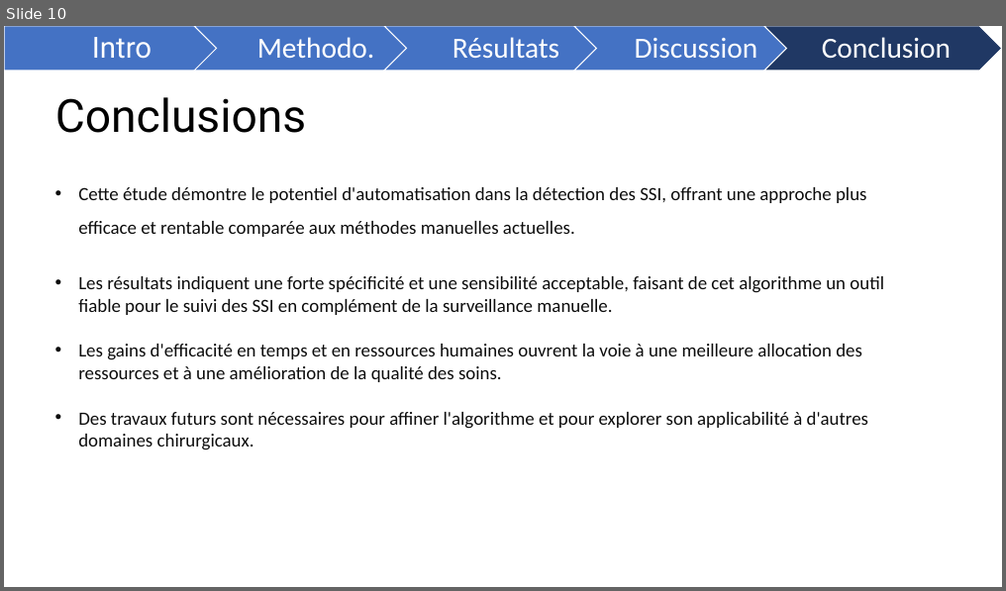
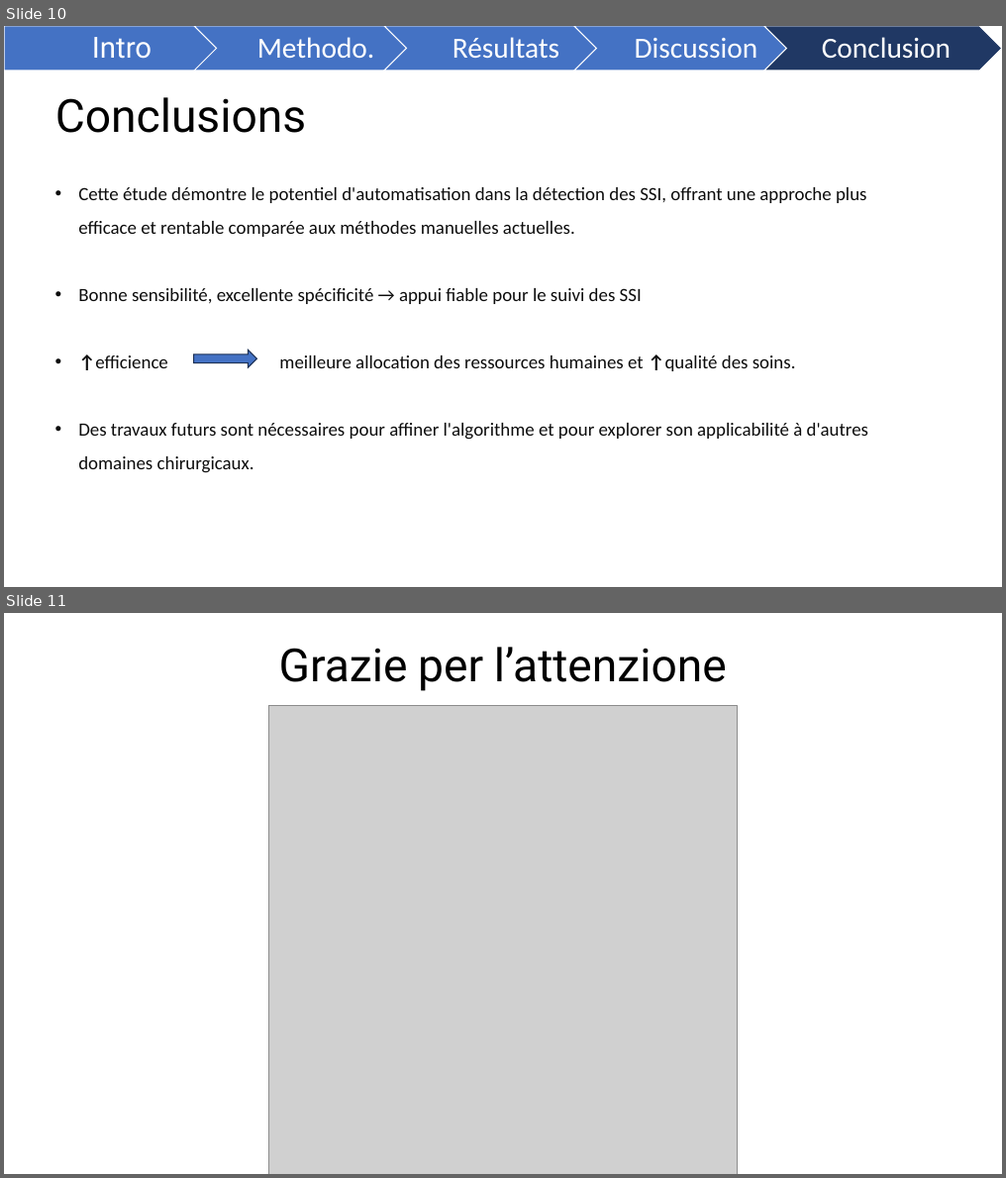
Before and after one commit to FrancescoMonti-source/theses_internes, a slide deck: memoire/reports/DÉTECTION SEMI-AUTOMATISÉE DES INFECTIONS POST-OPÉRATOIRES.pptx. Shown one above the other, each under a label of ours: slide 10 before the commit, slides 10 and 11 after it. The pictures are 1006x591 and 1006x1178 pixels, drawn with LibreOffice and Linux fonts; fonts in the diff are those of the drawing; grey boxes stand for pictures. Boxes give left, top, right and bottom in pixels: in the first picture for what was removed or moved away, otherwise in the second. Text is boxed around its words. In the diff, an @@ line names an element or a change of style, - is before the commit and + after.

```diff
--- a/memoire/reports/DÉTECTION SEMI-AUTOMATISÉE DES INFECTIONS POST-OPÉRATOIRES.pptx
+++ b/memoire/reports/DÉTECTION SEMI-AUTOMATISÉE DES INFECTIONS POST-OPÉRATOIRES.pptx
@@ slide 11 added at [4, 613, 1002, 1174], background #FFFFFF @@
@@ title added at [279, 647, 727, 691], 44 pt, text #000000 @@
+Grazie per l’attenzione
@@ picture added at [269, 706, 738, 1174] @@
@@ slide 10 changed as well @@
@@ text at [78, 288, 796, 372]: text changed @@
-• Les résultats indiquent une forte spécificité et une sensibilité acceptable, faisant de cet algorithme un outil fiable pour le suivi des SSI en complément de la surveillance manuelle.
-• Les gains d'efficacité en temps et en ressources humaines ouvrent la voie à une meilleure allocation des ressources et à une amélioration de la qualité des soins.
+• Bonne sensibilité, excellente spécificité → appui fiable pour le suivi des SSI
+• ↑efficience meilleure allocation des ressources humaines et ↑qualité des soins.
@@ right arrow added at [194, 350, 257, 369], fill #4472C4, outline #1E3256 1 pt @@
@@ text at [78, 423, 868, 473]: line spacing 1 to 1.5 @@
```
Also in this commit, not shown: 8 other slides changed, 1 other slide added, 1 slide removed.
